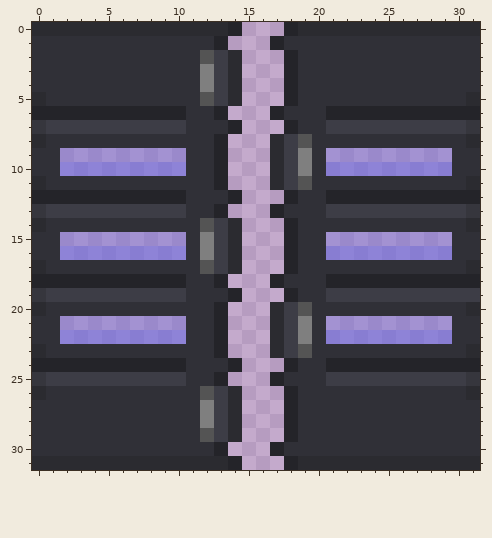
Pixel-art sprite: Resources/Textures/TS/Structures/Doors/Glass/marine-medic.rsi/assembly.png. The picture above was drawn from the file before the commit.
The file is 32x32 pixels.
Once edited:
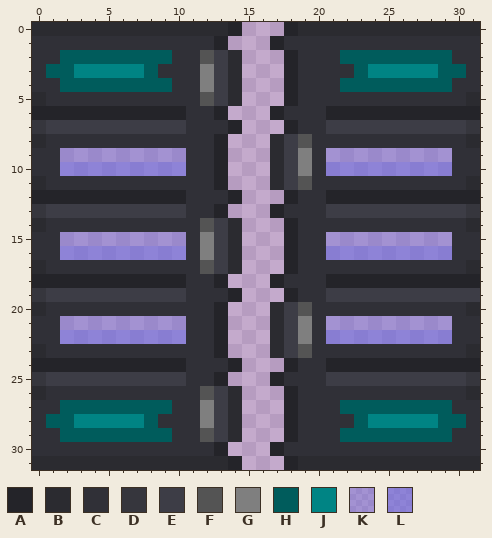
Palette (. is transparent): A #242429  B #2b2b30  C #303037  D #36363d  E #3d3d46  F #545454  G #7f7f7f  H #005c5c  J #008484  K #6868de5b  L #6868de96
Change:
y 2: x 2..9 CCCCCCCC -> HHHHHHHH; x 22..29 CCCCCCCC -> HHHHHHHH
y 3: x 1..8 CCCCCCCC -> HHJJJJJH; x 23..30 CCCCCCCC -> HJJJJJHH
y 4: x 2..9 CCCCCCCC -> HHHHHHHH; x 22..29 CCCCCCCC -> HHHHHHHH
y 27: x 2..9 CCCCCCCC -> HHHHHHHH; x 22..29 CCCCCCCC -> HHHHHHHH
y 28: x 1..8 CCCCCCCC -> HHJJJJJH; x 23..30 CCCCCCCC -> HJJJJJHH
y 29: x 2..9 CCCCCCCC -> HHHHHHHH; x 22..29 CCCCCCCC -> HHHHHHHH
Changed places in both pictures, as pixel boxes (x1, y1, x2, y2):
changed: (46, 50, 172, 92)
changed: (340, 50, 466, 92)
changed: (46, 400, 172, 442)
changed: (340, 400, 466, 442)
